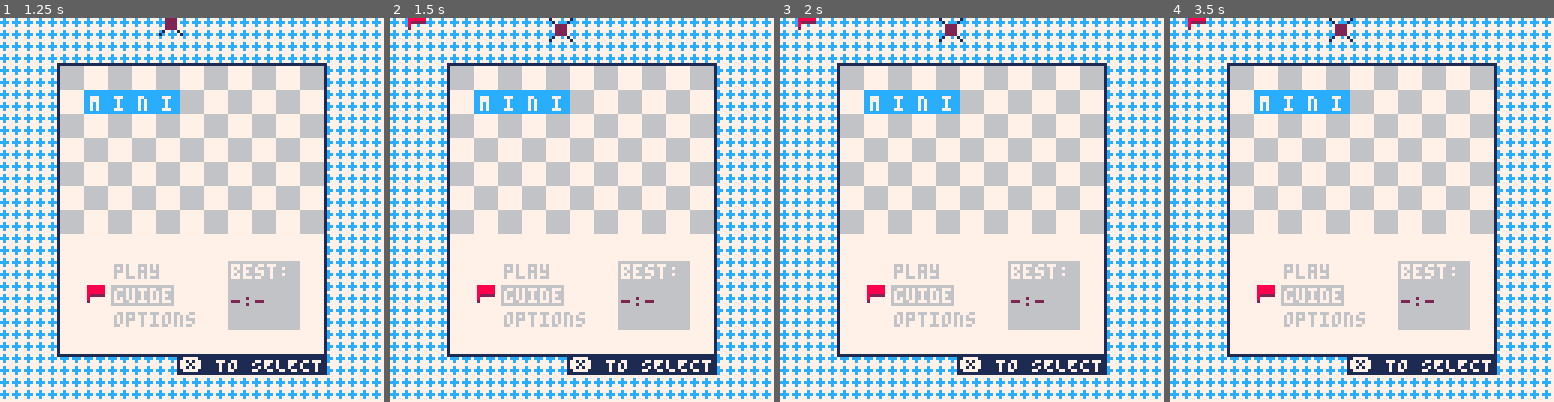
Above: before the commit, frames 1-4 (left to right).
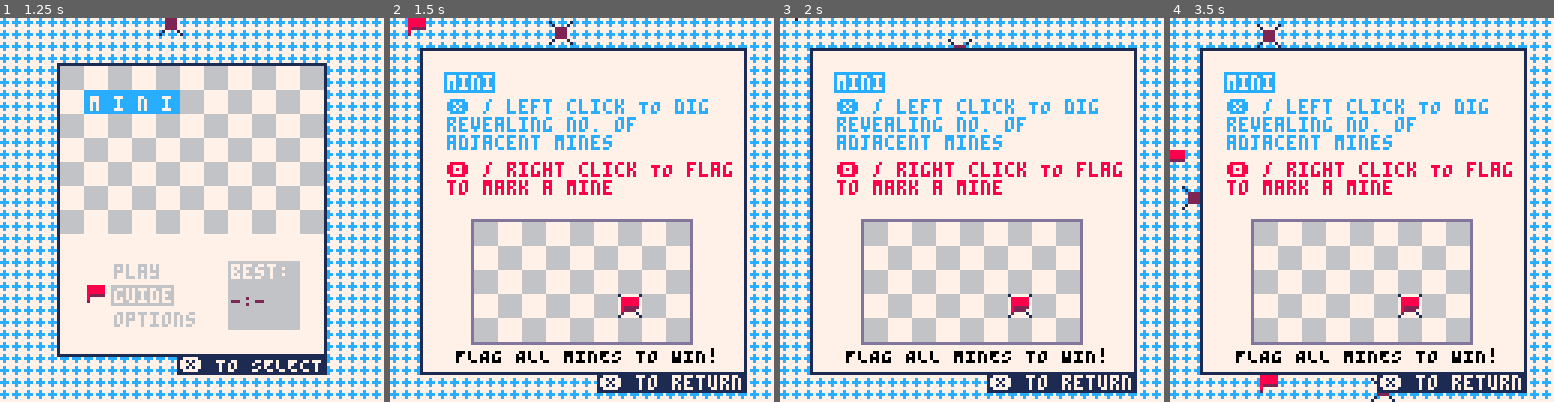
Above: after the commit, the same moments.

Repository: wsasaki01/mini-mines
Game: PICO-8 cartridge mini-mines.p8
Same seed, same stepped clock (60 frames per second), same inputs: the game is played once before the commit and once after it.
Inputs (mouse positions are in pixels of both pictures, inside the frame that each line leads up to):
- Up to frame 1 (1.25 s): tap O (Z key) at 0.33, 1.07 s; click (241, 121) at 0.67 s; tap Down at 0.7 s; click (307, 267) at 1.22 s
- Up to frame 2 (1.5 s): tap X (X key) at 1.43 s
- Up to frame 3 (2 s): click (849, 114) at 1.77 s; hold Up from 1.97 s (still down)
- Up to frame 4 (3.5 s): tap X (X key) at 2.07, 2.82 s; tap O (Z key) at 2.22 s; click (1300, 259) at 2.32 s; release Up at 2.63 s; hold Right 2.68-3.02 s; click (1365, 106) at 2.87 s; hold Down from 3.07 s (still down); click (1427, 256) at 3.42 s

Frame 1 is identical in both runs. In frame 2, 41% of the frame differs, in the area x 4-93%, y 0-98%; in frame 3, 41%; in frame 4, 41%, in the area x 0-93%, y 0-100%.

Commit message:
Add guide screen

Diff:
--- a/main.lua
+++ b/main.lua
@@ -14,6 +14,7 @@
     menu = true
     play = false
     option = false
+    guide = false
 
     -- list of falling icons on menu screen
     icons = {}
@@ -327,7 +328,7 @@
                 menu_y -= 8
             end
 
-            -- if selected option
+            -- x to select option
             if btnp(5) then
                 -- disable menu
                 menu = false
@@ -337,10 +338,11 @@
                 if menu_y == 80 then
                     play = true
                     initialise()
-                elseif menu_y == 90 then
-                    --guide screen
+                -- if "guide" selected, go to guide screen
+                elseif menu_y == 88 then
+                    guide = true
                 -- if "options" selected, go to options
-                elseif menu_y == 98 then
+                elseif menu_y == 96 then
                     menu_y = 80
                     option = true
                 end
@@ -616,6 +618,8 @@
         if menu_y != false then
             spr(3, menu_x, menu_y)
         end
+    elseif guide then
+        draw_guide("❎ to return", true)
     elseif option then
         -- draw main frame and background
         if controller then
@@ -769,8 +773,8 @@
 end
 
 function draw_title_menu(info_message)
-    -- fill with white background
-    cls(7)
+    -- fill with accent background
+    cls(themes[theme_select][2])
 
     -- set to + draw pattern
     -- create background
@@ -868,3 +872,112 @@
     -- draw "mines" logo
     sspr(0, 32, 72, 63, 28, 32)
 end
+
+function draw_guide(info_message, show_mines)
+    -- fill with accent background
+    cls(themes[theme_select][2])
+
+    -- set to + draw pattern
+    -- create background
+    -- set back to normal fill
+    fillp(◆)
+    rectfill(0, 0, 128, 128, themes[theme_select][1])
+    fillp(█)
+
+    -- if there are fewer than 15 icons in the background, spawn a new one
+    if #icons < 15 then
+        -- add an icon to the list
+        add(icons, {
+            -- centre of x movement
+            -- sin wave moves greater and less than this value
+            x_base = flr(rnd(120)),
+
+            -- multiplier for range of horizontal movement
+            multi = rnd(1),
+
+            -- position on screen
+            -- spawn off screen
+            x = -20,
+            y = flr(rnd(120))-120,
+
+            -- sprite (random: flag or mine)
+            s = flr(rnd(2))+3,
+
+            -- downwards speed
+            speed = flr(rnd(2))+0.4,
+
+            -- draw icon at coords
+            draw = function(self)
+                spr(self.s, self.x, self.y)
+            end,
+
+            -- fall down
+            -- move left and right, following sin graph
+            fall = function(self)
+                self.y += self.speed
+                self.x = self.x_base + sin(t()*self.multi)*5
+            end,
+
+            -- delete self if off screen
+            check = function(self)
+                if self.y > 130 then
+                    del(icons, self)
+                end
+            end
+        })
+    end
+
+    -- for each icon, draw it, make it fall, and check if it's off screen
+    for i in all(icons) do
+        i:draw()
+        i:fall()
+        i:check()
+    end
+
+    -- draw background and border
+    rectfill(10, 10, 118, 118, 1)
+    rectfill(11, 11, 117, 117, 7)
+
+    if info_message then
+        if info_message == "RETURN" then
+            rectfill(92, 119, 118, 123, 1)
+            print(info_message, 94, 118, 7)
+        else
+            rectfill(69, 119, 118, 124, 1)
+            print(info_message, 70, 119, 7)
+        end
+    end
+
+    -- draw "mini" background and letters
+    rectfill(18, 18, 34, 24, themes[theme_select][1])
+    print("mini", 19, 19, 7)
+
+    print("❎ / left click TO dig\nrevealing no. of\nadjacent mines", 19, 27, themes[theme_select][1])
+
+    print("🅾️ / right click TO flag\nto mark a mine", 19, 48, 8)
+
+    rect(27, 67, 100, 108, 13)
+
+    -- draw grid as title background
+    for col=28, 92, 16 do
+        for row=68, 115, 16 do
+            spr(1, col, row)
+        end
+    end
+
+    for col=36, 90, 16 do
+        for row=76, 100, 16 do
+            spr(1, col, row)
+        end
+    end
+
+    print("FLAG ALL MINES TO WIN!", 22, 110, 0)
+
+    --ADD TIME THING!
+    if show_mines then
+        spr(4, 76, 92)
+    end
+
+    spr(3, 76, 92)
+
+end
